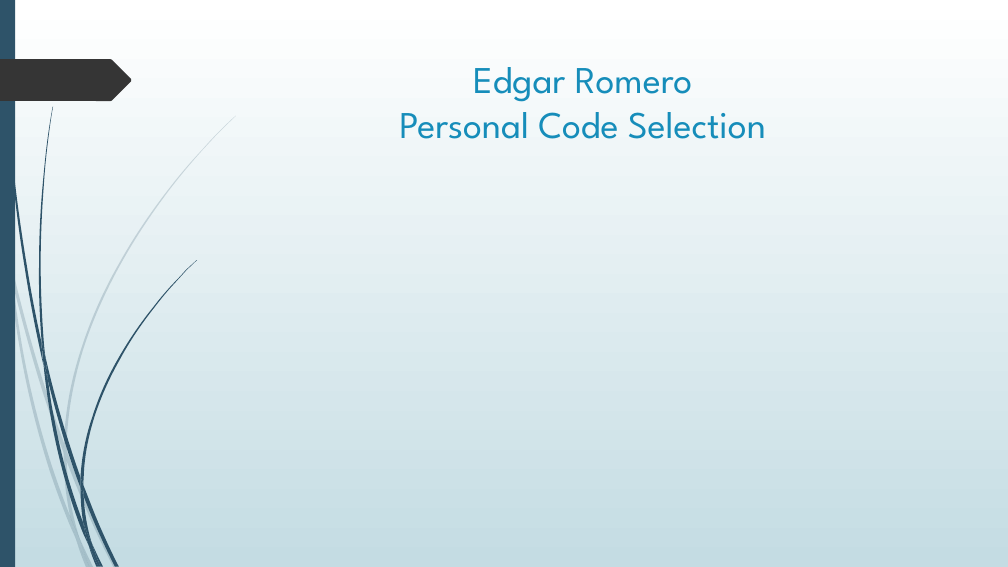
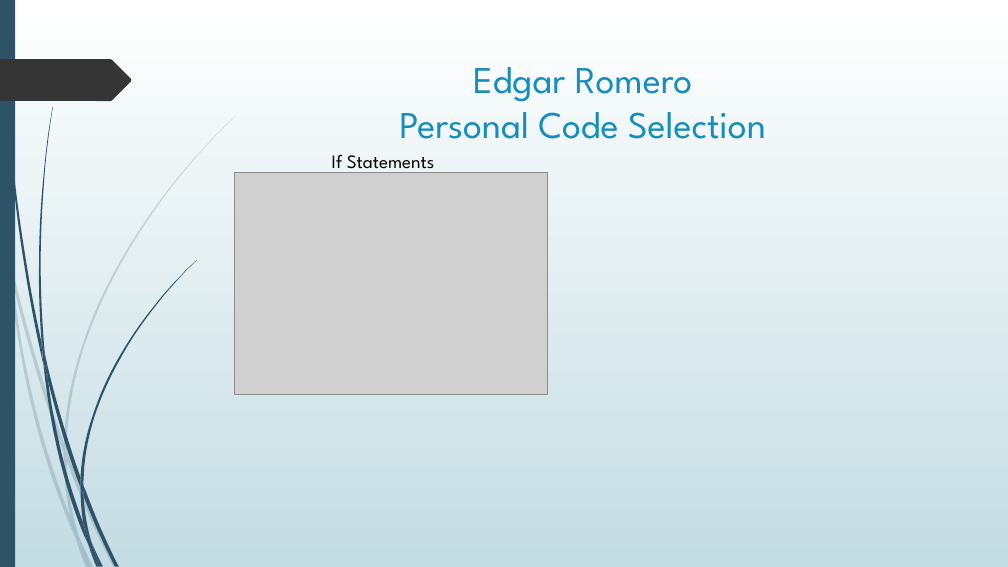
Before and after one commit to Hicken-Fredrick/The-Straight-Narrow, a slide deck: slide 11 of City of Aaron/src/Misc/CIT 260 Mid-Term Presentation.pptx. Drawn at 1008x567 pixels with LibreOffice and Linux fonts; fonts in the diff are those of the drawing; grey boxes stand for pictures. Boxes give left, top, right and bottom in pixels: in the first picture for what was removed or moved away, otherwise in the second. Text is boxed around its words. In the diff, an @@ line names an element or a change of style, - is before the commit and + after.

```diff
--- a/City of Aaron/src/Misc/CIT 260 Mid-Term Presentation.pptx
+++ b/City of Aaron/src/Misc/CIT 260 Mid-Term Presentation.pptx
@@ picture added at [234,172,547,394] @@
@@ text added at [332,154,435,173], 18 pt, text #000000 @@
+If Statements
```
Also in this commit, not shown: 2 other slides changed, 1 other file.
